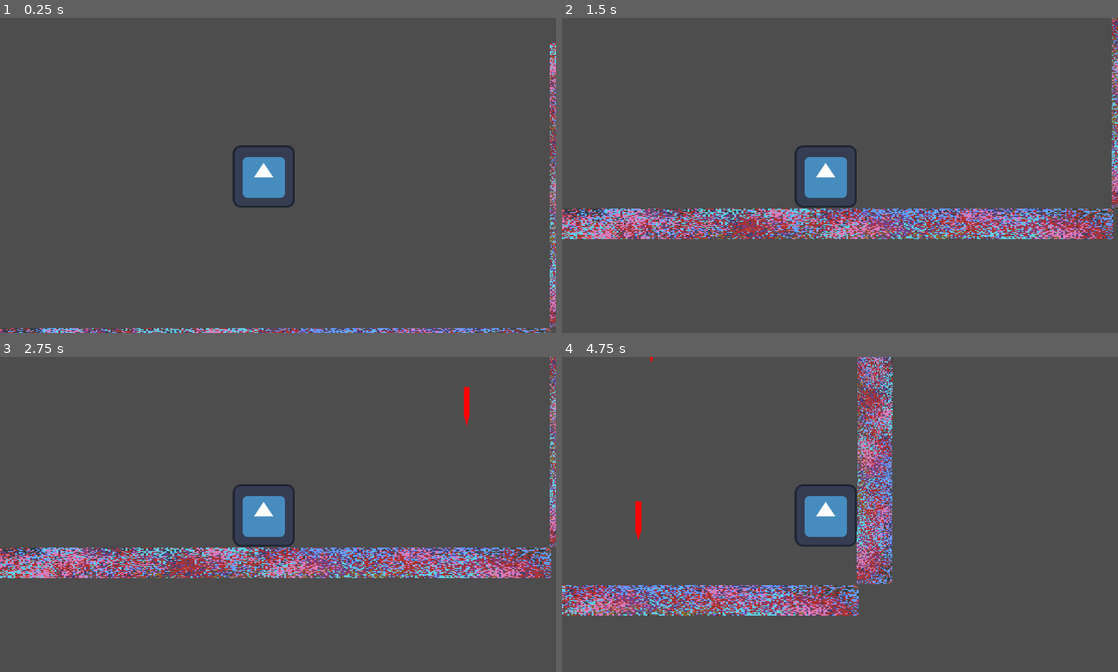
Above: before the commit, frames 1-4 (two rows, left to right).
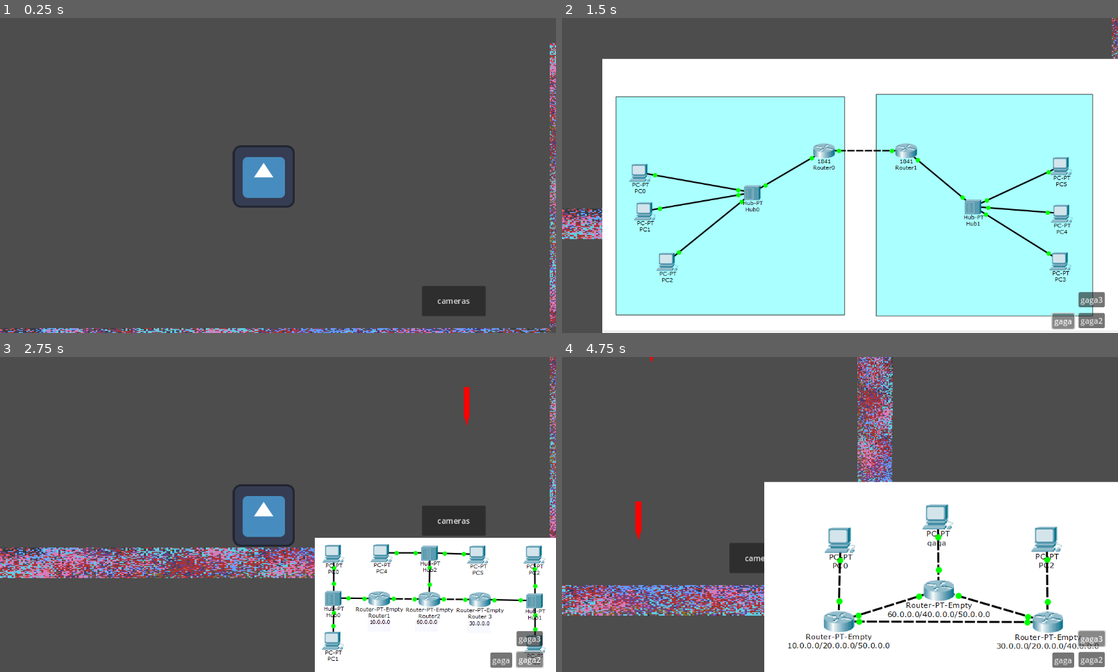
Above: after the commit, the same moments.

Repository: Ezel5826/Godotgaga
Game: Godot game, scene res://Escenas/mundo.tscn
Two runs of this game, one before a commit and one after it. Both use one fixed random seed, a clock stepped at 60 frames per second and the inputs below. The engine's default icon, where the game draws it, is replaced by a stand-in: a white triangle on a blue panel in a dark square.
Inputs (mouse positions are in pixels of both pictures, inside the frame that each line leads up to):
- Up to frame 1 (0.25 s): no input
- Up to frame 2 (1.5 s): click (1017, 251) at 0.5 s, where only the run after the commit has a clickable "cameras"; click (1062, 320) at 1.25 s, where only the run after the commit has a clickable "gaga"
- Up to frame 3 (2.75 s): click (528, 659) at 2 s, where only the run after the commit has a clickable "gaga2"
- Up to frame 4 (4.75 s): click (1090, 637) at 2.75 s, where only the run after the commit has a clickable "gaga3"; tap Enter (ui_accept) at 3.5, 3.77, 4.52 s; hold Right (ui_right) from 3.53 s (still down); tap R (R) at 3.6, 4.35 s

The runs differ from the first frame. In frame 1, 1.0% of the frame differs, in the area x 76-88%, y 85-95%; in frame 2, 81%, in the area x 7-100%, y 12-100%; in frame 3, 19%; in frame 4, 39%.

Commit message:
sumary
asdasdas

Diff:
--- /dev/null
+++ b/Escenas/Cameras.tscn
@@ -0,0 +1,56 @@
+[gd_scene load_steps=2 format=3 uid="uid://bsnxxpuas0dpb"]
+
+[ext_resource type="Script" uid="uid://oktr87by7fnn" path="res://code/cameras.gd" id="1_crc1l"]
+
+[node name="Node2D" type="Node2D"]
+script = ExtResource("1_crc1l")
+
+[node name="CanvasLayer" type="CanvasLayer" parent="."]
+
+[node name="CameraFeed" type="TextureRect" parent="CanvasLayer"]
+anchors_preset = 3
+anchor_left = 1.0
+anchor_top = 1.0
+anchor_right = 1.0
+anchor_bottom = 1.0
+offset_left = -40.0
+offset_top = -40.0
+grow_horizontal = 0
+grow_vertical = 0
+
+[node name="BttnsContainer" type="Control" parent="CanvasLayer"]
+layout_mode = 3
+anchors_preset = 3
+anchor_left = 1.0
+anchor_top = 1.0
+anchor_right = 1.0
+anchor_bottom = 1.0
+offset_left = -40.0
+offset_top = -40.0
+grow_horizontal = 0
+grow_vertical = 0
+size_flags_horizontal = 8
+size_flags_vertical = 8
+
+[node name="Cam1" type="Button" parent="CanvasLayer/BttnsContainer"]
+layout_mode = 0
+offset_left = -95.0
+offset_right = -50.0
+offset_bottom = 31.0
+text = "gaga"
+
+[node name="Cam2" type="Button" parent="CanvasLayer/BttnsContainer"]
+layout_mode = 0
+offset_left = -41.0
+offset_top = -1.0
+offset_right = 13.0
+offset_bottom = 30.0
+text = "gaga2"
+
+[node name="Cam3" type="Button" parent="CanvasLayer/BttnsContainer"]
+layout_mode = 0
+offset_left = -41.0
+offset_top = -44.0
+offset_right = 13.0
+offset_bottom = -13.0
+text = "gaga3"
--- a/Escenas/character.tscn
+++ b/Escenas/character.tscn
@@ -18,4 +18,4 @@
 position = Vector2(-29, 2)
 texture = ExtResource("1_kctx8")
 
-[node name="Camera2D" type="Camera2D" parent="."]
+[node name="came" type="Camera2D" parent="."]
--- a/Escenas/mundo.tscn
+++ b/Escenas/mundo.tscn
@@ -60,5 +60,22 @@
 offset_right = 729.0
 offset_bottom = 385.0
 label_settings = SubResource("LabelSettings_5sfon")
+metadata/_edit_use_anchors_ = true
 
 [node name="powerUps" type="Node" parent="."]
+
+[node name="Node" type="Node" parent="."]
+
+[node name="Button" type="Button" parent="Node"]
+anchors_preset = 3
+anchor_left = 1.0
+anchor_top = 1.0
+anchor_right = 1.0
+anchor_bottom = 1.0
+offset_left = -257.0
+offset_top = -152.0
+offset_right = -126.0
+offset_bottom = -90.0
+grow_horizontal = 0
+grow_vertical = 0
+text = "cameras"
--- a/code/MainMenu.gd
+++ b/code/MainMenu.gd
@@ -6,4 +6,3 @@
 		print(world.is_node_ready())
 		get_node("Node2").add_child(world)
 		get_node("Node").queue_free()
-		print(get_tree())
--- /dev/null
+++ b/code/cameras.gd
@@ -0,0 +1,16 @@
+extends Node2D
+@onready var cameras = get_node("CanvasLayer/CameraFeed")
+
+const Images = {
+	"Cam1" : preload("res://Assets/Captura de pantalla 2025-09-10 151249.png"),
+	"Cam2" : preload("res://Assets/Captura de pantalla 2025-09-18 101614.png"),
+	"Cam3" : preload("res://Assets/Captura de pantalla 2025-09-17 151437.png")
+}
+
+func _ready() -> void:
+	for buttn in get_node("CanvasLayer/BttnsContainer").get_children():
+		buttn.pressed.connect(button_just_presed.bind(buttn.name))
+
+func button_just_presed(img):
+	if img in Images and cameras.texture!=Images[img]:
+		cameras.texture = Images[img]
--- a/code/main.gd
+++ b/code/main.gd
@@ -1,6 +1,7 @@
 extends Node2D
 
 var arrowScene = preload("res://Escenas/arrow.tscn")
+var camerasScene = preload("res://Escenas/Cameras.tscn")
 @onready var character = get_node("character/Player")
 @onready var label = $label/Label
 
@@ -22,14 +23,26 @@
 	TimerDiff.autostart = true
 	add_child(TimerDiff)
 	TimerDiff.connect("timeout",Callable(self, "_on_difficulti_pass"))
+	print(get_node("Node/Button").is_class("Button"))
+	get_node("Node/Button").pressed.connect(chargeCams.bind())
+
+func _on_Timer_timeout():
+	generar_flecha()
 
 func _on_difficulti_pass():
 	if difficulty != 1:
 		difficulty -= 1
 		timerFall.wait_time = 0.2 * difficulty
 
-func _on_Timer_timeout():
-	generar_flecha()
+func chargeCams():
+	var pro = get_node("Node/Node2D")
+
+	if pro == null :
+		var gaga= camerasScene.instantiate()
+		get_node("Node").add_child(gaga)
+	else:
+		pro.queue_free()
+
 
 func _process(delta):
 	if !is_instance_valid(character) && Input.is_action_just_pressed("R"):
--- a/project.godot
+++ b/project.godot
@@ -22,6 +22,7 @@
 [file_customization]
 
 folder_colors={
+"res://Assets/": "blue",
 "res://Escenas/": "red",
 "res://code/": "purple"
 }
Binary file added: Assets/Captura de pantalla 2025-09-10 151249.png
Not shown, added: Assets/Captura de pantalla 2025-09-10 151249.png.import
Binary file added: Assets/Captura de pantalla 2025-09-17 151437.png
Not shown, added: Assets/Captura de pantalla 2025-09-17 151437.png.import
Binary file added: Assets/Captura de pantalla 2025-09-18 101614.png
Not shown, added: Assets/Captura de pantalla 2025-09-18 101614.png.import
Not shown, added: code/cameras.gd.uid
